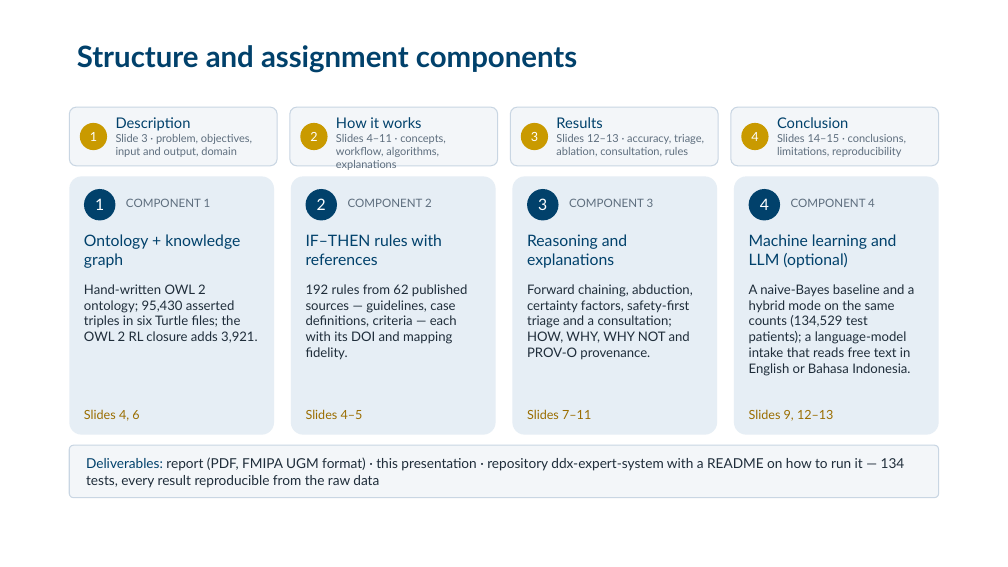
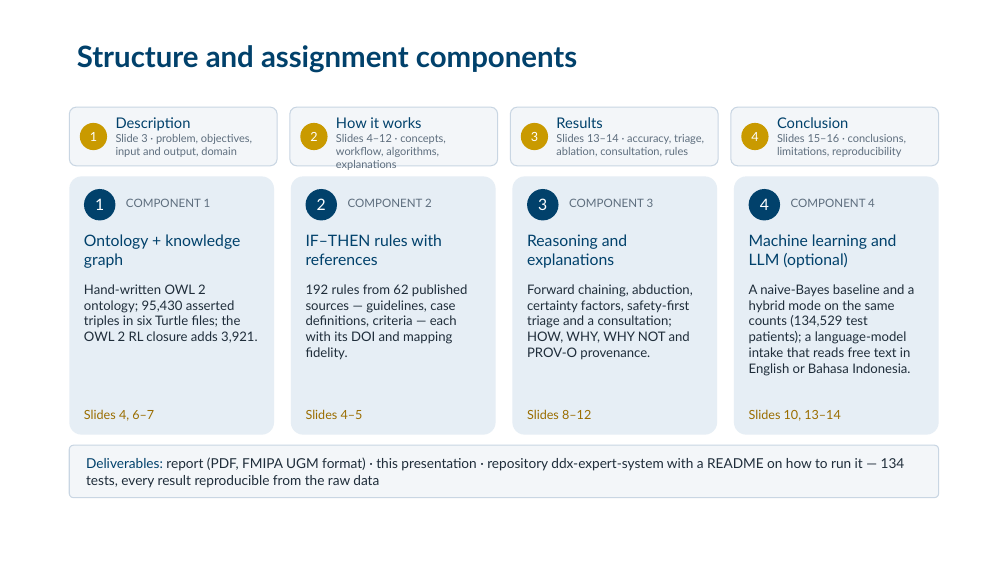
Before and after one commit to zidanarsyad/ddx-expert-system, a slide deck: slide 2 of docs/slides.pptx. Drawn at 1008x567 pixels with LibreOffice and Linux fonts; fonts in the diff are those of the drawing; background and template pictures are left out. Boxes give left, top, right and bottom in pixels: in the first picture for what was removed or moved away, otherwise in the second. Text is boxed around its words. In the diff, an @@ line names an element or a change of style, - is before the commit and + after.

```diff
--- a/docs/slides.pptx
+++ b/docs/slides.pptx
@@ text at [336,134,446,170]: text changed @@
-Slides 4–11 · concepts, workflow, algorithms, explanations
+Slides 4–12 · concepts, workflow, algorithms, explanations
@@ text at [556,134,704,156]: text changed @@
-Slides 12–13 · accuracy, triage, ablation, consultation, rules
+Slides 13–14 · accuracy, triage, ablation, consultation, rules
@@ text at [777,134,906,157]: text changed @@
-Slides 14–15 · conclusions, limitations, reproducibility
+Slides 15–16 · conclusions, limitations, reproducibility
@@ text at [84,409,154,421]: text changed @@
-Slides 4, 6
+Slides 4, 6–7
@@ text at [527,409,591,419]: text changed @@
-Slides 7–11
+Slides 8–12
@@ text at [749,409,840,421]: text changed @@
-Slides 9, 12–13
+Slides 10, 13–14
```
Also in this commit, not shown: 1 slide added, 2 other files.
